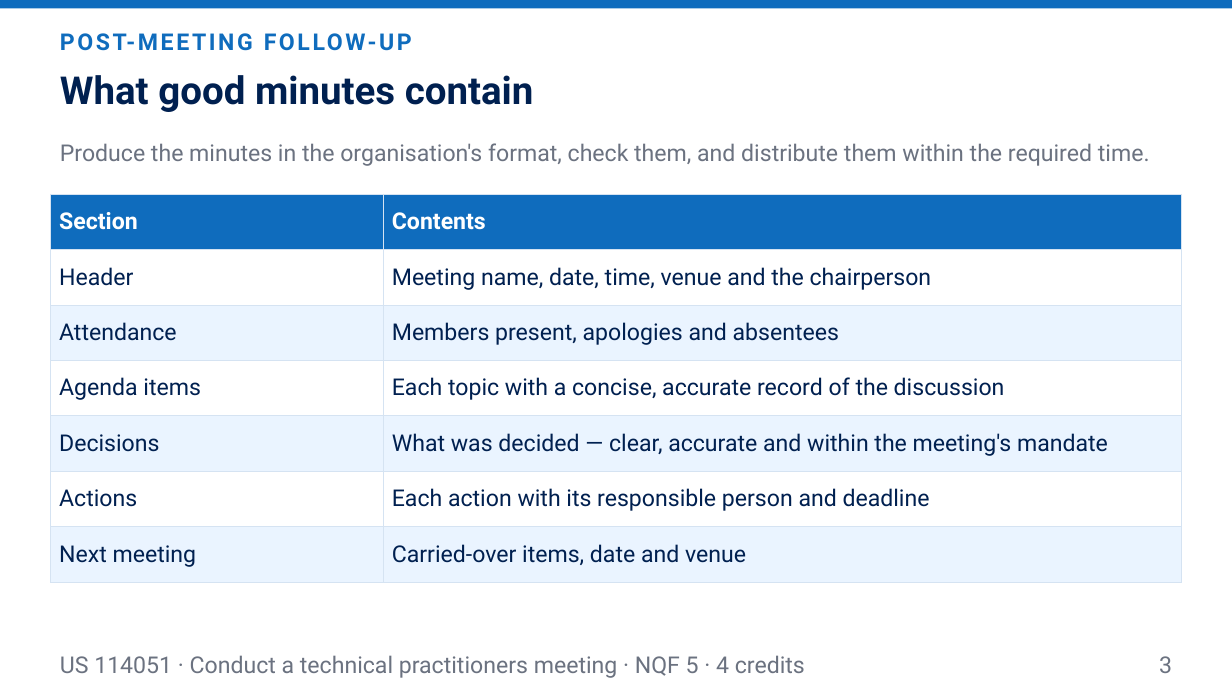
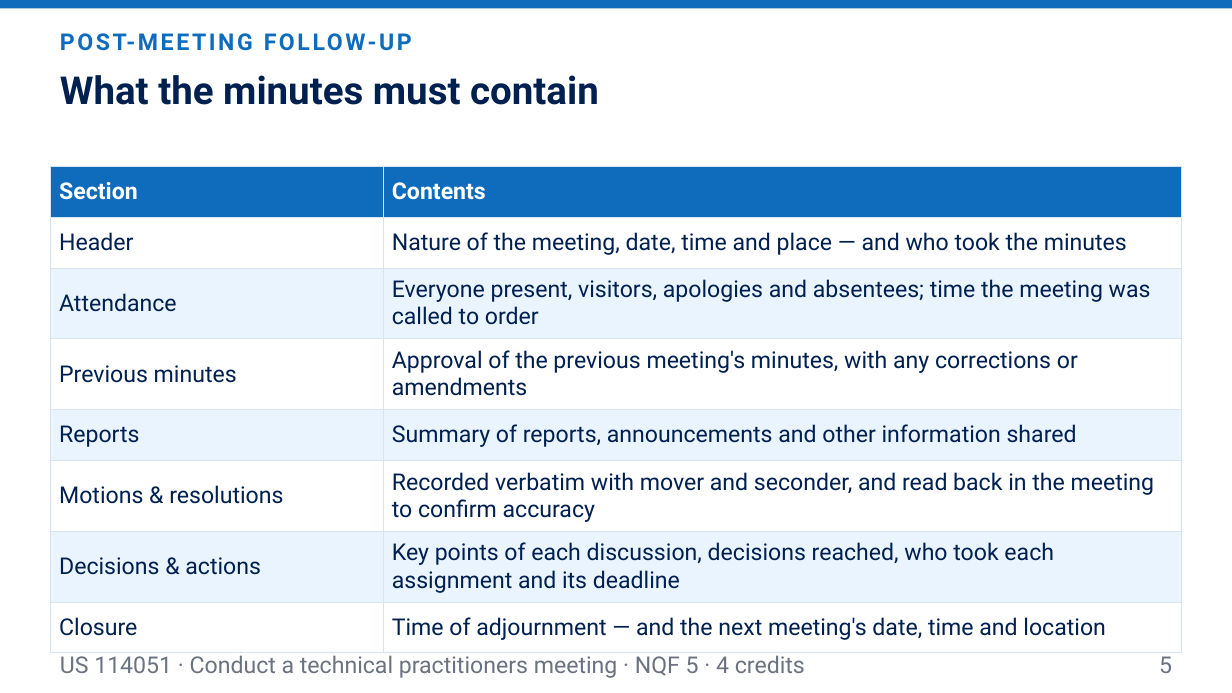
Before and after one commit to andrekyle/ITsystemsupport, a slide deck: slide 5 of public/downloads/US-114051-L4-Post-Meeting-Follow-Up.pptx (slide 3 before the commit). Drawn at 1232x693 pixels with LibreOffice and Linux fonts; fonts in the diff are those of the drawing. Boxes give left, top, right and bottom in pixels: in the first picture for what was removed or moved away, otherwise in the second. Text is boxed around its words. In the diff, an @@ line names an element or a change of style, - is before the commit and + after.

```diff
--- a/public/downloads/US-114051-L4-Post-Meeting-Follow-Up.pptx
+++ b/public/downloads/US-114051-L4-Post-Meeting-Follow-Up.pptx
@@ text at [60,75,599,105]: text changed @@
-What good minutes contain
+What the minutes must contain
@@ text removed at [60,143,1150,166] @@
-Produce the minutes in the organisation's format, check them, and distribute them within the required time.
@@ table at [51,166,1181,644] @@
-row 2: Header | Meeting name, date, time, venue and the chairperson
-row 3: Attendance | Members present, apologies and absentees
-row 4: Agenda items | Each topic with a concise, accurate record of the discussion
-row 5: Decisions | What was decided — clear, accurate and within the meeting's mandate
-row 6: Actions | Each action with its responsible person and deadline
-row 7: Next meeting | Carried-over items, date and venue
+row 2: Header | Nature of the meeting, date, time and place — and who took the minutes
+row 3: Attendance | Everyone present, visitors, apologies and absentees; time the meeting was called to order
+row 4: Previous minutes | Approval of the previous meeting's minutes, with any corrections or amendments
+row 5: Reports | Summary of reports, announcements and other information shared
+row 6: Motions & resolutions | Recorded verbatim with mover and seconder, and read back in the meeting to confirm accuracy
+row 7: Decisions & actions | Key points of each discussion, decisions reached, who took each assignment and its deadline
+row 8: Closure | Time of adjournment — and the next meeting's date, time and location
@@ table: place and size @@
-table at [51,194,1181,571]
+table at [51,166,1181,644]
@@ text at [1159,652,1172,673]: text changed @@
-3
+5
```
Also in this commit, not shown: 5 other slides changed, 5 slides added, 10 other files.
